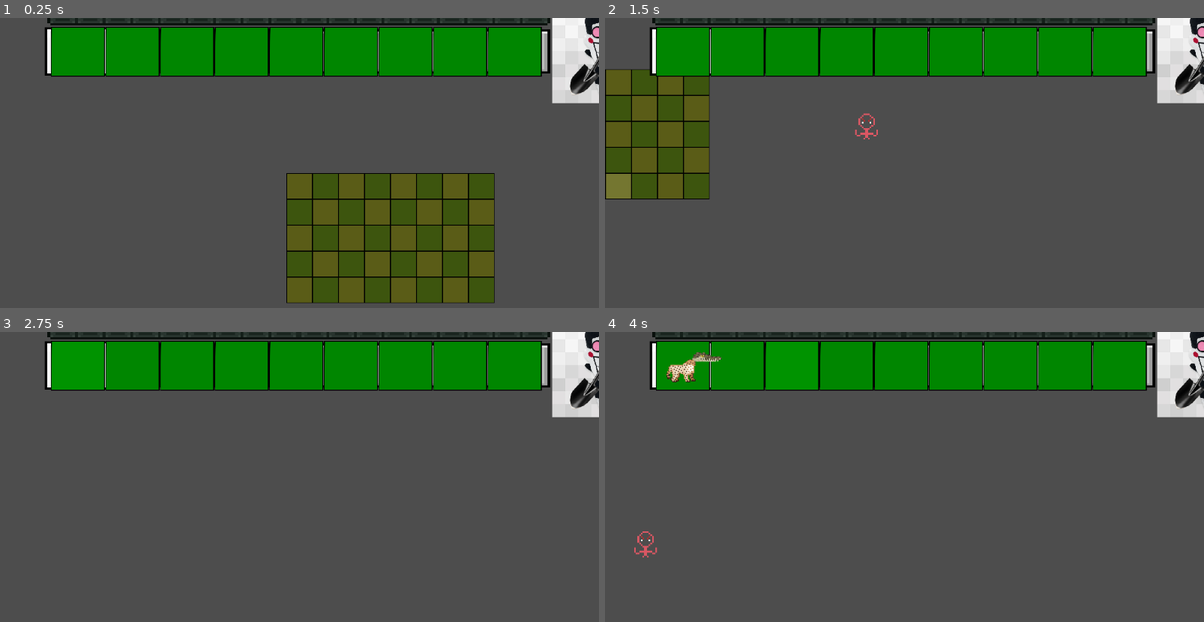
Above: before the commit, frames 1-4 (two rows, left to right).
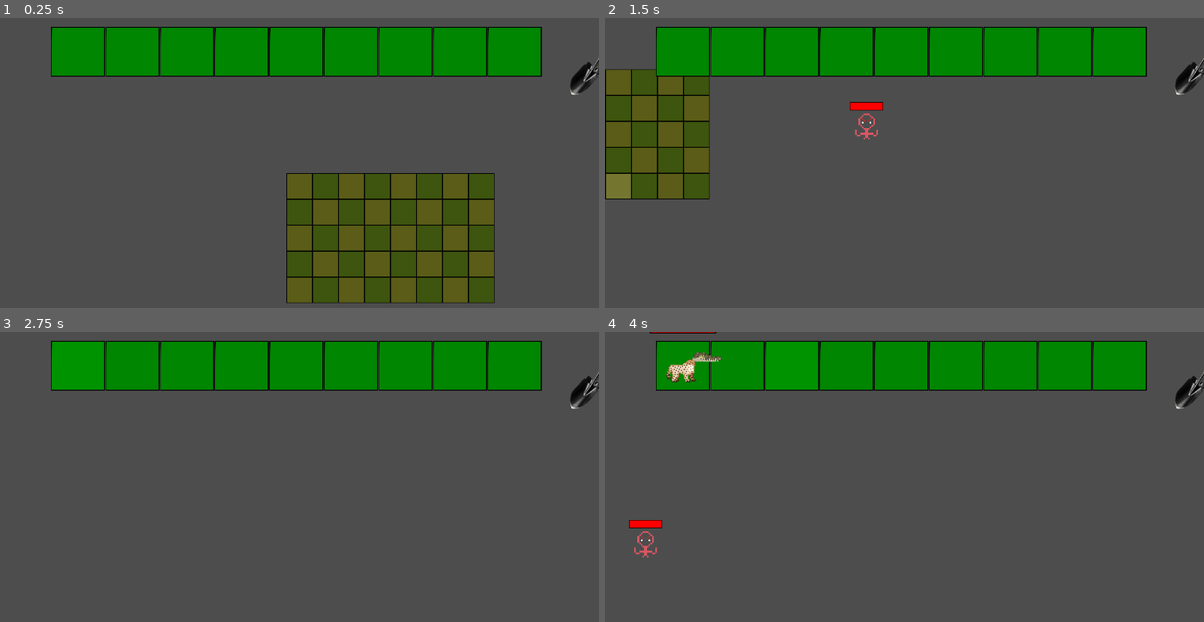
Above: after the commit, the same moments.

Repository: ClimbingWolf/Developing-Natural-Amalgams
Game: Godot game, scene res://main.tscn
The game is run twice, just before and just after one commit, with the same random seed, the same clock (stepped at 60 frames per second) and the same inputs. The engine's default icon, where the game draws it, is replaced by a stand-in: a white triangle on a blue panel in a dark square.
Inputs (mouse positions are in pixels of both pictures, inside the frame that each line leads up to):
- Up to frame 1 (0.25 s): no input
- Up to frame 2 (1.5 s): tap Enter at 0.5 s; move the mouse to (904, 186) at 0.52 s; hold D (right) 0.53-1.28 s; click (904, 186) at 0.6 s; move the mouse to (616, 186) at 1.27 s; hold S (down) from 1.28 s (still down); click (616, 186) at 1.35 s
- Up to frame 3 (2.75 s): move the mouse to (77, 366) at 2.02 s; release S (down) at 2.03 s; hold D (right) from 2.03 s (still down); click (77, 366) at 2.1 s
- Up to frame 4 (4 s): tap Space at 2.75 s; move the mouse to (736, 366) at 2.77 s; release D (right) at 2.78 s; hold W (up) 2.78-3.53 s; click (736, 366) at 2.85 s; tap Enter at 3.5 s; move the mouse to (790, 366) at 3.52 s; hold Left (left) from 3.53 s (still down); click (790, 366) at 3.6 s

The runs differ from the first frame. In frame 1, 4.6% of the frame differs, in the area x 7-100%, y 0-30%; in frame 2, 4.7%, in the area x 7-100%, y 0-32%; in frame 3, 4.6%; in frame 4, 4.7%.

Commit message:
healthbars

Diff:
--- a/Amalgam/Scenes/amalgam_head.tscn
+++ b/Amalgam/Scenes/amalgam_head.tscn
@@ -4,7 +4,7 @@
 [ext_resource type="Texture2D" uid="uid://ddr0uphlaa7nh" path="res://icon.svg" id="2_abl8o"]
 
 [sub_resource type="RectangleShape2D" id="RectangleShape2D_00d32"]
-size = Vector2(192, 128)
+size = Vector2(64.5, 7)
 
 [node name="Head" type="Node2D" unique_id=2124160809]
 script = ExtResource("1_uqs6y")
--- a/Amalgam/Scenes/crocodile_head.tscn
+++ b/Amalgam/Scenes/crocodile_head.tscn
@@ -4,7 +4,7 @@
 [ext_resource type="Texture2D" uid="uid://cc6bqu57dsxx3" path="res://Amalgam/Sprites/crocodile.png" id="2_52gse"]
 
 [sub_resource type="RectangleShape2D" id="RectangleShape2D_00d32"]
-size = Vector2(161.875, 126.875)
+size = Vector2(40.4375, 10)
 
 [node name="Head" type="Node2D" unique_id=2124160809]
 z_index = 1
@@ -15,10 +15,10 @@
 texture = ExtResource("2_52gse")
 offset = Vector2(10, -5)
 
-[node name="ChompArea" type="Area2D" parent="." unique_id=1802048398]
+[node name="AttackArea" type="Area2D" parent="." unique_id=1802048398]
 
-[node name="CollisionShape2D" type="CollisionShape2D" parent="ChompArea" unique_id=1855626855]
-position = Vector2(151.9375, 1.5625)
+[node name="CollisionShape2D" type="CollisionShape2D" parent="AttackArea" unique_id=1855626855]
+position = Vector2(46.78125, -1)
 shape = SubResource("RectangleShape2D_00d32")
 
 [node name="AttackCooldown" type="Timer" parent="." unique_id=116576876]
--- a/Amalgam/Scenes/giraffe_head.tscn
+++ b/Amalgam/Scenes/giraffe_head.tscn
@@ -5,7 +5,7 @@
 [ext_resource type="Texture2D" uid="uid://dpav6ubmgoush" path="res://Amalgam/Sprites/giraffe.png" id="3_pxlsj"]
 
 [sub_resource type="RectangleShape2D" id="RectangleShape2D_tbpb6"]
-size = Vector2(560, 128)
+size = Vector2(632, 10)
 
 [node name="Head" unique_id=2124160809 instance=ExtResource("1_tbpb6")]
 script = ExtResource("1_40jvg")
@@ -19,5 +19,5 @@
 position = Vector2(12, 3)
 
 [node name="CollisionShape2D" parent="AttackArea" index="0" unique_id=1855626855]
-position = Vector2(344, 0)
+position = Vector2(308, -2)
 shape = SubResource("RectangleShape2D_tbpb6")
--- a/Amalgam/Scenes/wolf_head.tscn
+++ b/Amalgam/Scenes/wolf_head.tscn
@@ -11,3 +11,6 @@
 
 [node name="Icon" parent="." index="0" unique_id=1965967158]
 texture = ExtResource("3_iiihe")
+
+[node name="CollisionShape2D" parent="AttackArea" parent_id_path=PackedInt32Array(1802048398) index="0" unique_id=1855626855]
+position = Vector2(41.75, 0)
--- a/Amalgam/Scripts/AmalgamHead.gd
+++ b/Amalgam/Scripts/AmalgamHead.gd
@@ -20,11 +20,12 @@
 		var potentialEnemies = $AttackArea.get_overlapping_areas()
 		for e in potentialEnemies:
 			if e.is_in_group("Enemy"):
-				print("attack!!!!")
 				do_attack(e)
 				canAttack = false
 		if !canAttack:
+			$AttackCooldown.wait_time = speed;
 			$AttackCooldown.start()
+
 	pass
 
 func do_attack(enemy):
--- a/Amalgam/Scripts/creature.gd
+++ b/Amalgam/Scripts/creature.gd
@@ -10,6 +10,7 @@
 var speed:float=10
 var range:float=10
 func _ready() -> void:
+	$TextureProgressBar.value = hp
 
 
 	if(!has_node("Body") && !has_node("Head")):
@@ -73,6 +74,7 @@
 func takeDamage(damage):
 	var newDamage = damage/ (defense/10)
 	hp -= newDamage
+	$TextureProgressBar.value = hp
 	if(hp <= 0):
 		queue_free();
 
--- a/Amalgam/creature.tscn
+++ b/Amalgam/creature.tscn
@@ -1,6 +1,8 @@
 [gd_scene format=3 uid="uid://dd2uqdwmgy5po"]
 
 [ext_resource type="Script" uid="uid://gvrwu7r4jmmr" path="res://Amalgam/Scripts/creature.gd" id="1_kxvlq"]
+[ext_resource type="Texture2D" uid="uid://dglqqxt17o0cs" path="res://enemies/health_bar/Sprite-0001.png" id="2_5xh2e"]
+[ext_resource type="Texture2D" uid="uid://deomkjvy2l0ro" path="res://enemies/health_bar/Sprite-0002.png" id="3_wf631"]
 
 [sub_resource type="RectangleShape2D" id="RectangleShape2D_kxvlq"]
 size = Vector2(66, 65)
@@ -15,3 +17,12 @@
 [node name="CollisionShape2D" type="CollisionShape2D" parent="Area2D" unique_id=1050250975]
 position = Vector2(-4, 1.5)
 shape = SubResource("RectangleShape2D_kxvlq")
+
+[node name="TextureProgressBar" type="TextureProgressBar" parent="." unique_id=1256080325]
+offset_left = -32.0
+offset_top = -63.0
+offset_right = 32.0
+offset_bottom = 1.0
+max_value = 10.0
+texture_under = ExtResource("2_5xh2e")
+texture_progress = ExtResource("3_wf631")
--- a/enemies/enemy.gd
+++ b/enemies/enemy.gd
@@ -14,11 +14,13 @@
 var canAttack = false
 
 func _ready() -> void:
+	$TextureProgressBar.value = HP
 	cooldown.wait_time = attack_delay
 	cooldown.start()
 
 # Called every frame. 'delta' is the elapsed time since the previous frame.
 func _process(delta: float) -> void:
+
 	var areas = area.get_overlapping_areas()
 	var moving = true
 	for a: Area2D in areas:
@@ -26,9 +28,10 @@
 			moving = false
 			attack(a)
 
-		elif a.is_in_group("Enemy"):
-			moving = false
-			attack(a)
+		#idk why we were making them attack eachother but ok ig
+		#elif a.is_in_group("Enemy"):
+			#moving = false
+			#attack(a)
 
 	if moving:
 		position += Vector2.LEFT * move_speed * delta
@@ -42,9 +45,11 @@
 
 func takeDamage(damage):
 	HP -= damage
+	$TextureProgressBar.value = HP
 	print("Enemy HP: " + str(HP))
 	if (HP <= 0):
 		die()
 
 func die():
+	queue_free()
 	print("Ow I died")
--- a/enemies/enemy_prefab.tscn
+++ b/enemies/enemy_prefab.tscn
@@ -2,6 +2,8 @@
 
 [ext_resource type="Texture2D" uid="uid://cydoafnu58w5t" path="res://enemies/enemy_placeholder.png" id="1_q1dnp"]
 [ext_resource type="Script" uid="uid://dxgqhd2wwedi6" path="res://enemies/enemy.gd" id="2_q1dnp"]
+[ext_resource type="Texture2D" uid="uid://dglqqxt17o0cs" path="res://enemies/health_bar/Sprite-0001.png" id="3_7pgcw"]
+[ext_resource type="Texture2D" uid="uid://deomkjvy2l0ro" path="res://enemies/health_bar/Sprite-0002.png" id="4_2fcpk"]
 
 [sub_resource type="RectangleShape2D" id="RectangleShape2D_q1dnp"]
 size = Vector2(19, 28)
@@ -29,3 +31,12 @@
 [node name="CollisionShape2D" type="CollisionShape2D" parent="Hitbox" unique_id=1094834362 groups=["Enemy"]]
 scale = Vector2(2.19, 2.35)
 shape = SubResource("RectangleShape2D_kgocs")
+
+[node name="TextureProgressBar" type="TextureProgressBar" parent="." unique_id=1632815665]
+offset_left = -32.0
+offset_top = -63.0
+offset_right = 32.0
+offset_bottom = 1.0
+max_value = 10.0
+texture_under = ExtResource("3_7pgcw")
+texture_progress = ExtResource("4_2fcpk")
--- a/ui/deletor.tscn
+++ b/ui/deletor.tscn
@@ -1,7 +1,6 @@
 [gd_scene format=3 uid="uid://nmhbys1lm10v"]
 
 [ext_resource type="Script" uid="uid://d0q0mgo031rlf" path="res://ui/deletor.gd" id="1_7c3vg"]
-[ext_resource type="Texture2D" uid="uid://l8277ylvr0kp" path="res://ui/spamton.webp" id="1_noxyg"]
 [ext_resource type="Texture2D" uid="uid://c478h2jbtjjpy" path="res://sample-images/black-and-wooden-hand-shovel-png.png" id="2_7c3vg"]
 
 [sub_resource type="RectangleShape2D" id="RectangleShape2D_eg0aa"]
@@ -12,7 +11,7 @@
 
 [node name="DeletorBG" type="Sprite2D" parent="." unique_id=1233015932]
 scale = Vector2(0.8, 0.8)
-texture = ExtResource("1_noxyg")
+texture = ExtResource("2_7c3vg")
 
 [node name="Area2D" type="Area2D" parent="DeletorBG" unique_id=1398953614]
 scale = Vector2(1.2499999, 1.2499999)
--- a/ui/hotbar.tscn
+++ b/ui/hotbar.tscn
@@ -1,7 +1,7 @@
 [gd_scene format=3 uid="uid://edfaw1r6qkc2"]
 
-[ext_resource type="Texture2D" uid="uid://dmoxdrn13y1of" path="res://ui/hotbar.png" id="1_2m22k"]
 [ext_resource type="Script" uid="uid://ph1rv3mltyuf" path="res://ui/hotbar.gd" id="1_v0qo3"]
+[ext_resource type="Texture2D" uid="uid://dglqqxt17o0cs" path="res://enemies/health_bar/Sprite-0001.png" id="2_u3sb2"]
 [ext_resource type="PackedScene" uid="uid://c45plcsbw2b3c" path="res://ui/hotbar_spot.tscn" id="2_v0qo3"]
 
 [node name="Hotbar" type="Node2D" unique_id=645606188]
@@ -10,7 +10,7 @@
 [node name="Sprite2D" type="Sprite2D" parent="." unique_id=1846679965]
 position = Vector2(572.00006, 32)
 scale = Vector2(0.66403276, 0.50914633)
-texture = ExtResource("1_2m22k")
+texture = ExtResource("2_u3sb2")
 
 [node name="Hotbar nodes" type="Node" parent="." unique_id=737241075]
 
--- a/ui/hotbar_spot.gd
+++ b/ui/hotbar_spot.gd
@@ -23,7 +23,6 @@
 	pass # Replace with function body.
 
 func _process(delta: float) -> void:
-	print(currentHold.name)
 	if(Input.is_action_just_pressed("click") && !currentHoldChecker  && has_node("Amalgam") && hover && currentHold.name == ""):
 		currentHold = $Amalgam;
 		currentHoldChecker= true
Binary file added: enemies/health_bar/Sprite-0001.png
Not shown, added: enemies/health_bar/Sprite-0001.png.import
Binary file added: enemies/health_bar/Sprite-0002.png
Not shown, added: enemies/health_bar/Sprite-0002.png.import
